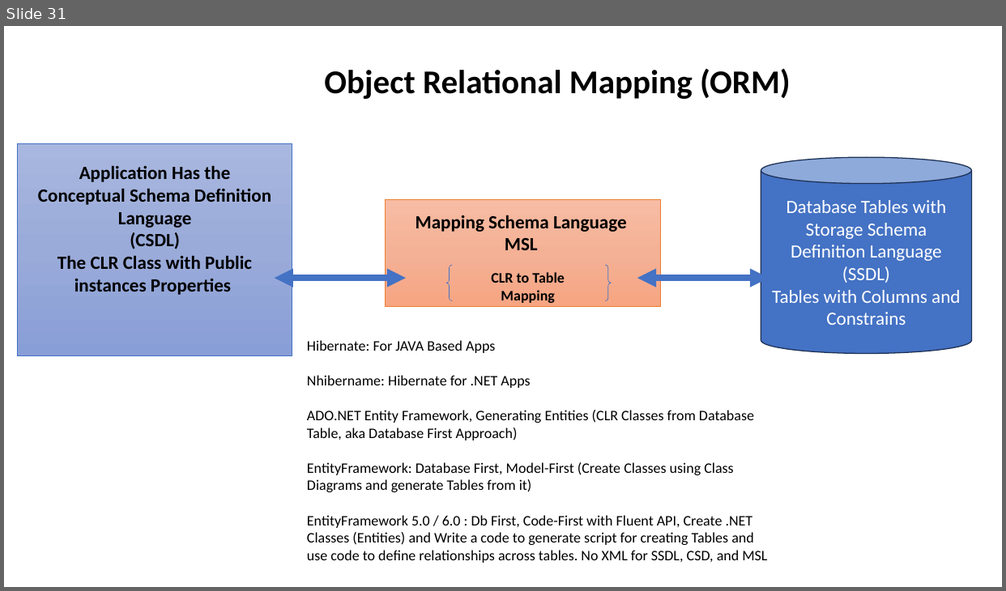
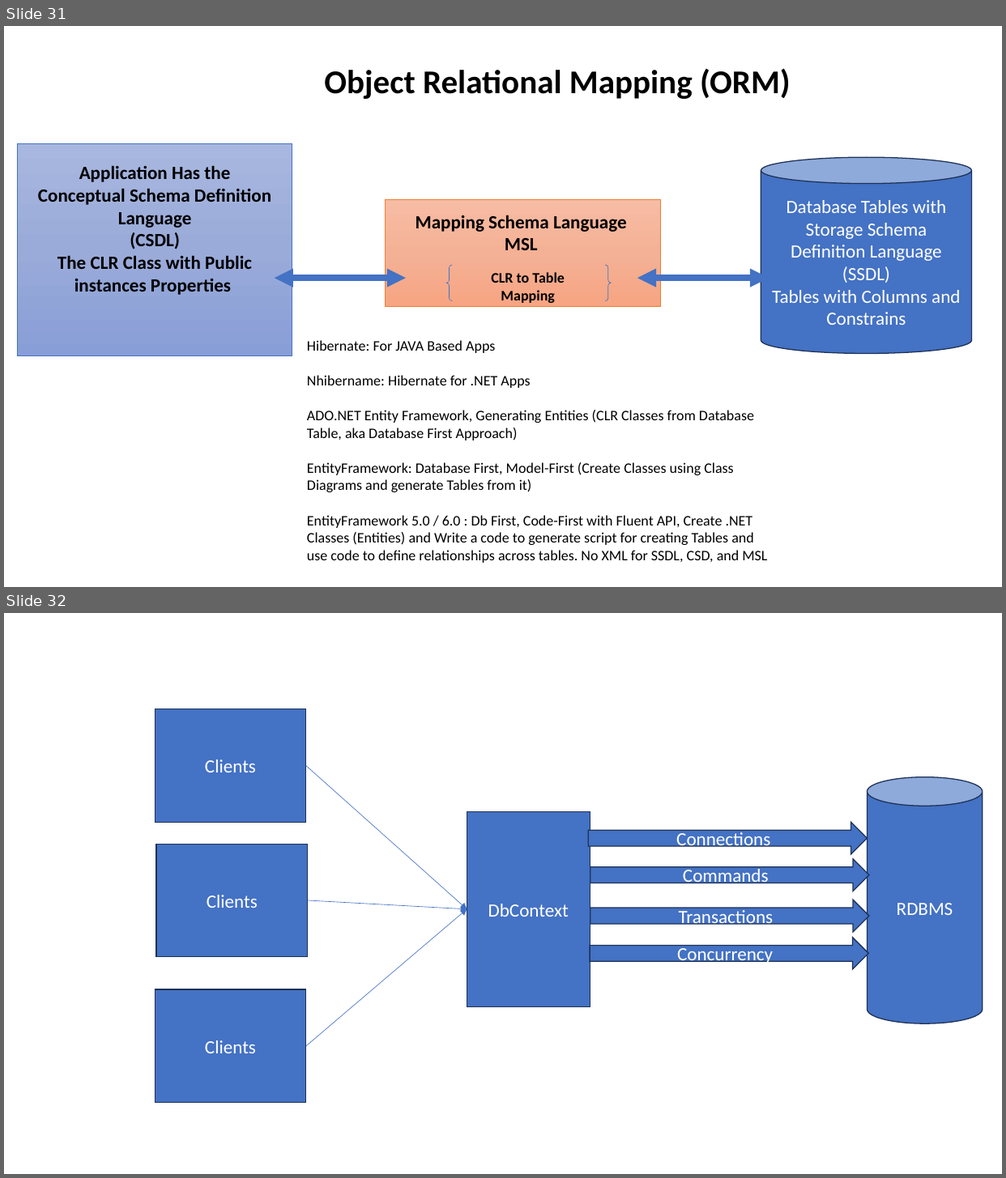
Before and after one commit to maheshsabnis/capita_sept_2023_Oct, a slide deck: Images.pptx. Shown one above the other, each under a label of ours: slide 31 before the commit, slides 31 and 32 after it. The pictures are 1006x591 and 1006x1178 pixels, drawn with LibreOffice and Linux fonts; fonts in the diff are those of the drawing. Boxes give left, top, right and bottom in pixels: in the first picture for what was removed or moved away, otherwise in the second. Text is boxed around its words. In the diff, an @@ line names an element or a change of style, - is before the commit and + after.

```diff
--- a/Images.pptx
+++ b/Images.pptx
@@ slide 32 added at bbox=[4, 613, 1002, 1174], background #FFFFFF @@
@@ rectangle added at bbox=[155, 709, 306, 823], fill #4472C4, outline #1E3256 1 pt, 18 pt, text #FFFFFF @@
+Clients
@@ arrow added from (306, 766) to (467, 909), #4472C4 0.5 pt @@
@@ cylinder added at bbox=[867, 777, 982, 1024], fill #4472C4, outline #1E3256 1 pt, 18 pt, text #FFFFFF @@
+RDBMS
@@ rectangle added at bbox=[467, 811, 590, 1007], fill #4472C4, outline #1E3256 1 pt, 18 pt, text #FFFFFF @@
+DbContext
@@ right arrow added at bbox=[589, 823, 867, 855], fill #4472C4, outline #1E3256 1 pt, 18 pt, text #FFFFFF @@
+Connections
@@ rectangle added at bbox=[157, 845, 308, 957], fill #4472C4, outline #1E3256 1 pt, 18 pt, text #FFFFFF @@
+Clients
@@ right arrow added at bbox=[590, 859, 868, 892], fill #4472C4, outline #1E3256 1 pt, 18 pt, text #FFFFFF @@
+Commands
@@ arrow added from (308, 901) to (467, 909), #4472C4 0.5 pt @@
@@ right arrow added at bbox=[590, 900, 868, 932], fill #4472C4, outline #1E3256 1 pt, 18 pt, text #FFFFFF @@
+Transactions
@@ arrow added from (306, 1046) to (467, 909), #4472C4 0.5 pt @@
@@ right arrow added at bbox=[590, 938, 868, 970], fill #4472C4, outline #1E3256 1 pt, 18 pt, text #FFFFFF @@
+Concurrency
@@ rectangle added at bbox=[155, 990, 306, 1102], fill #4472C4, outline #1E3256 1 pt, 18 pt, text #FFFFFF @@
+Clients
```
Also in this commit, not shown: 1 slide changed, 3 other slides added, 3 other files.
